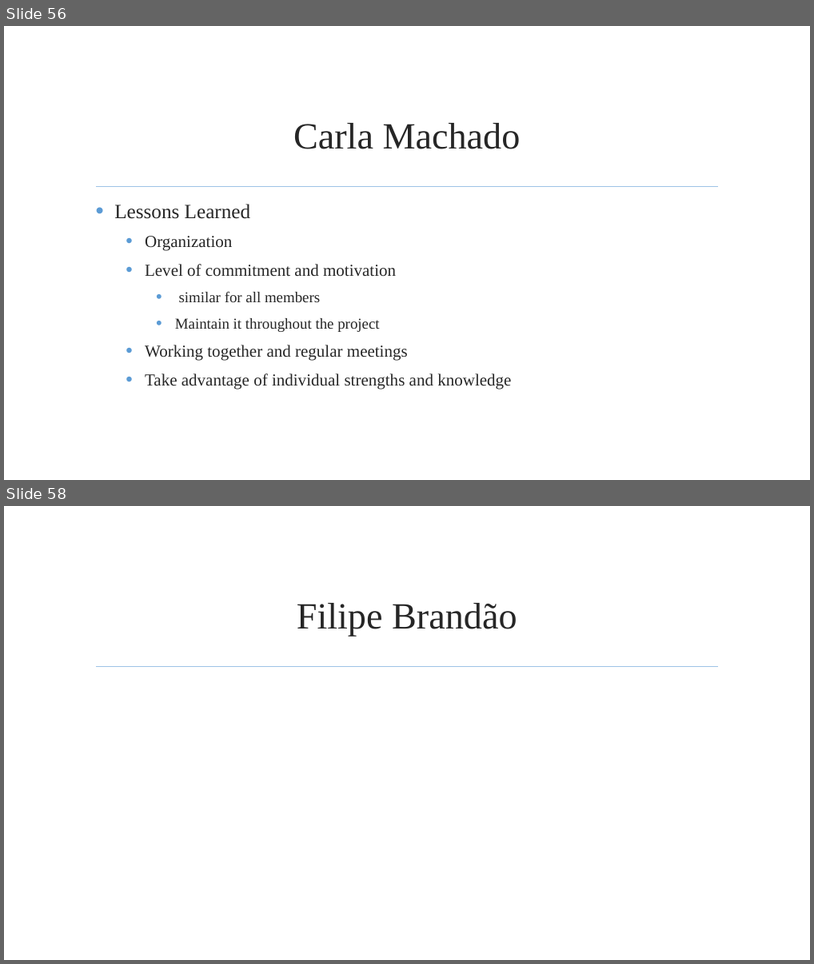
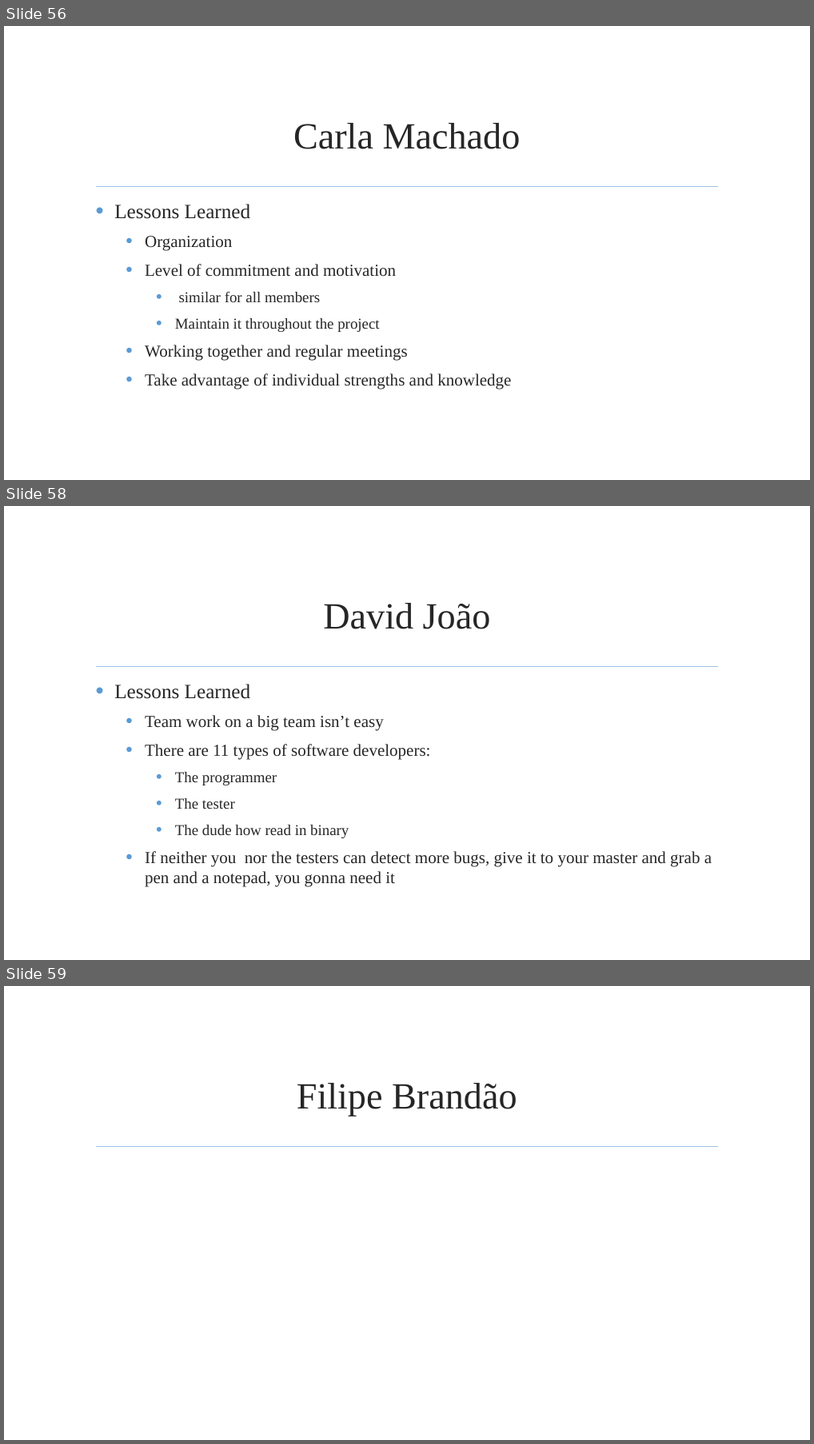
Before and after one commit to jmgirao/projetosoftware1213, a slide deck: Final Presentation/Presentation.pptx. Shown one above the other, each under a label of ours: slides 56 and 58 before the commit, slides 56, 58 and 59 after it; the slides between them are not shown. The pictures are 814x964 and 814x1444 pixels, drawn with LibreOffice and Linux fonts; fonts in the diff are those of the drawing; background and template pictures are left out. Boxes give left, top, right and bottom in pixels: in the first picture for what was removed or moved away, otherwise in the second. Text is boxed around its words. In the diff, an @@ line names an element or a change of style, - is before the commit and + after.

Commit message:
David Silva section written

```diff
--- a/Final Presentation/Presentation.pptx
+++ b/Final Presentation/Presentation.pptx
@@ slide 58 added at bbox=[4, 506, 810, 960], background picture (left out); not listed: 1 template element that a slide beside it also shows @@
@@ title added at bbox=[323, 603, 491, 629], 44 pt, text #262626 @@
+David João
@@ text added at bbox=[114, 684, 712, 887], 20 pt, text #262626 @@
+• Lessons Learned
+  • Team work on a big team isn’t easy
+  • There are 11 types of software developers:
+    • The programmer
+    • The tester
+    • The dude how read in binary
+  • If neither you nor the testers can detect more bugs, give it to your master and grab a pen and a notepad, you gonna need it
@@ what was slide 58 is now slide 59 @@
```
Also in this commit, not shown: 4 slides changed.
